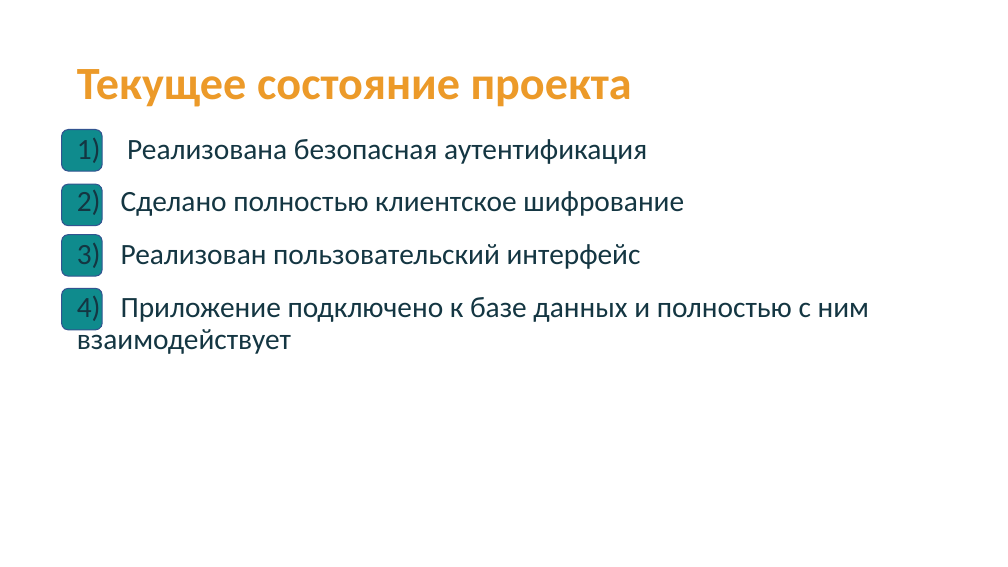
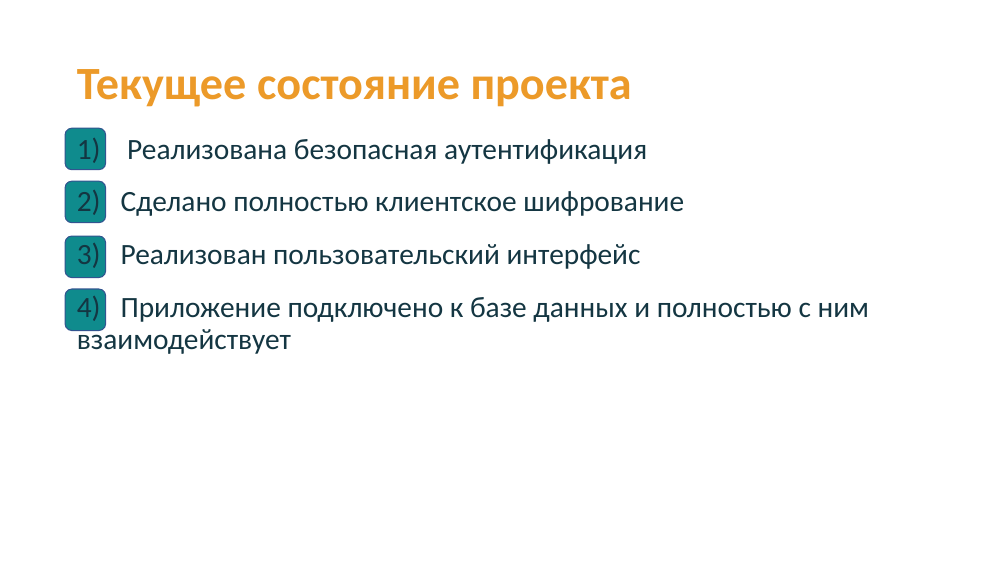
Before and after one commit to Nak1i1/Naki, a slide deck: slide 5 of Мессенджер Naki.pptx. Drawn at 1008x567 pixels with LibreOffice and Linux fonts; fonts in the diff are those of the drawing. Boxes give left, top, right and bottom in pixels: in the first picture for what was removed or moved away, otherwise in the second. Text is boxed around its words. In the diff, an @@ line names an element or a change of style, - is before the commit and + after.

```diff
--- a/Мессенджер Naki.pptx
+++ b/Мессенджер Naki.pptx
@@ rounded rectangle: place and size @@
-rounded rectangle at bbox=[61, 185, 102, 226]
+rounded rectangle at bbox=[65, 181, 106, 223]
@@ 3 rounded rectangles: place and size @@
-3 rounded rectangles at bbox=[61, 129, 102, 330]
+3 rounded rectangles at bbox=[65, 129, 106, 330]
```
Also in this commit, not shown: 4 other slides changed, 1 other file.
